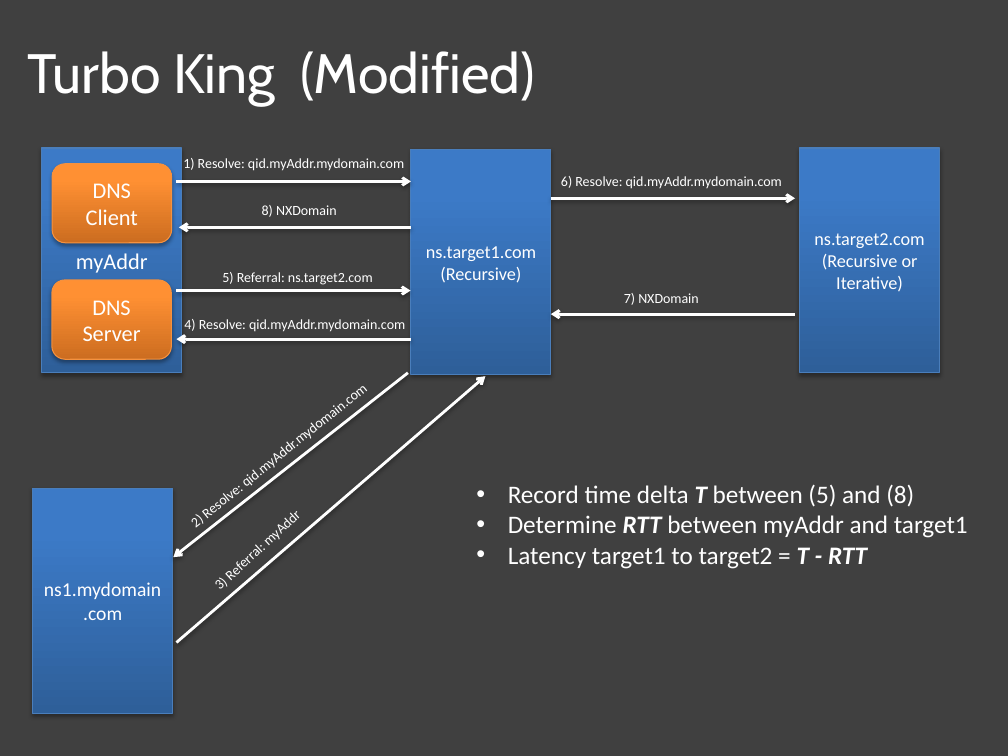
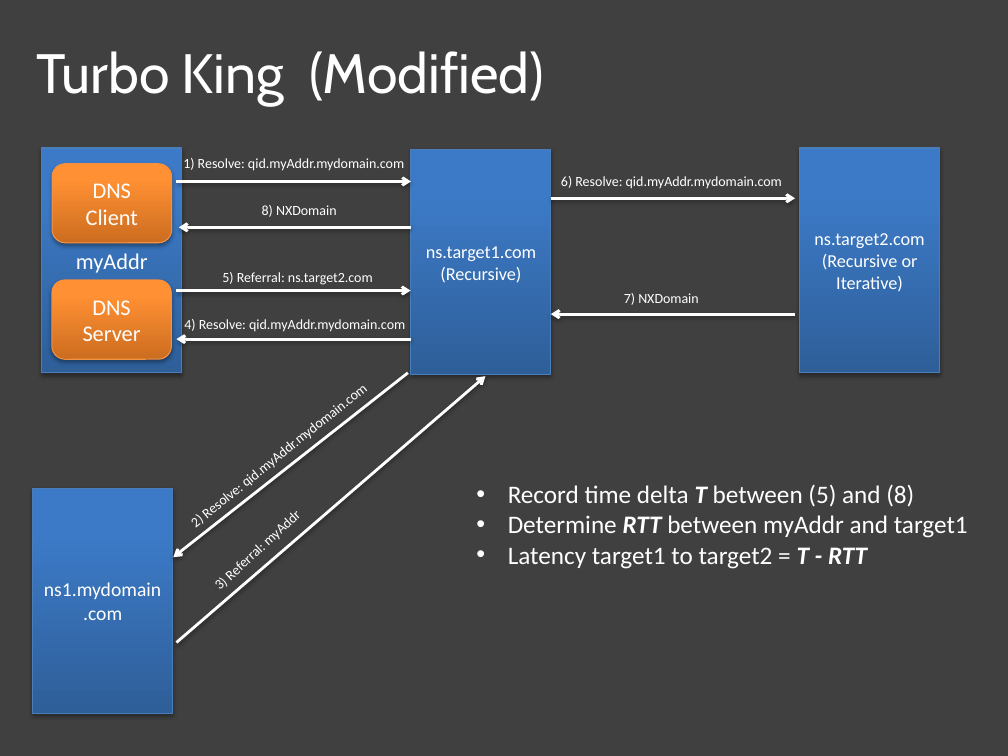
Before and after one commit to nebgnahz/CS268NetworkMeasurement, a slide deck: slide 6 of doc/MidTerm/MidTerm.pptx. Drawn at 1008x756 pixels with LibreOffice and Linux fonts; fonts in the diff are those of the drawing. Boxes give left, top, right and bottom in pixels: in the first picture for what was removed or moved away, otherwise in the second. Text is boxed around its words. In the diff, an @@ line names an element or a change of style, - is before the commit and + after.

```diff
--- a/doc/MidTerm/MidTerm.pptx
+++ b/doc/MidTerm/MidTerm.pptx
@@ title "Turbo King (Modified)": place and size @@
-title "Turbo King (Modified)" at (28,51,535,105)
+title "Turbo King (Modified)" at (37,51,544,105)
```
Also in this commit, not shown: 2 other slides changed, 2 slides added, 1 slide removed.
